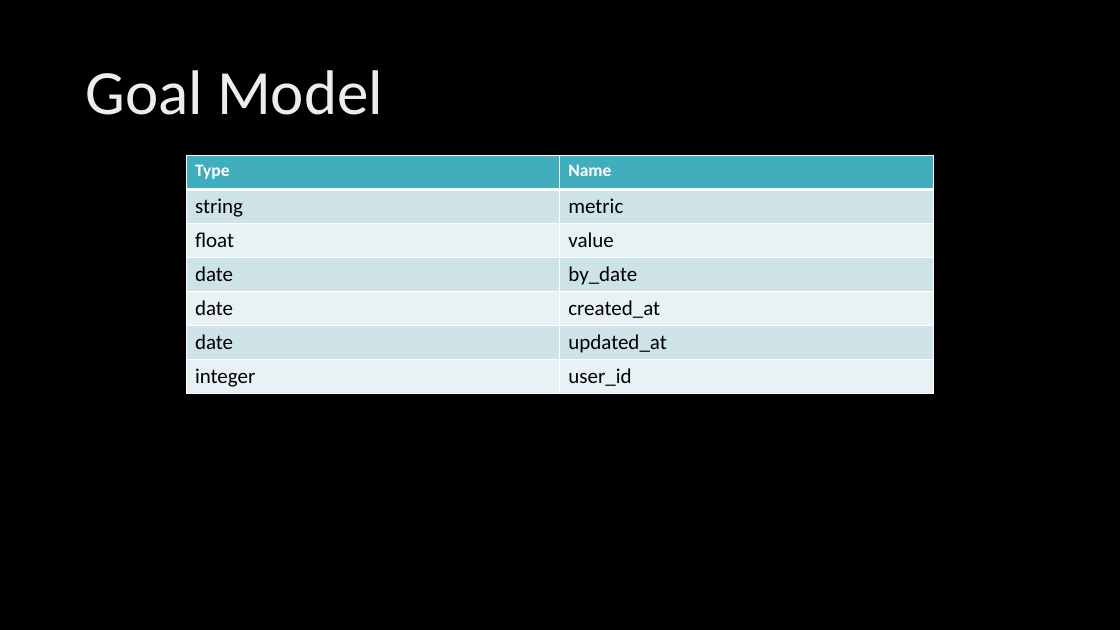
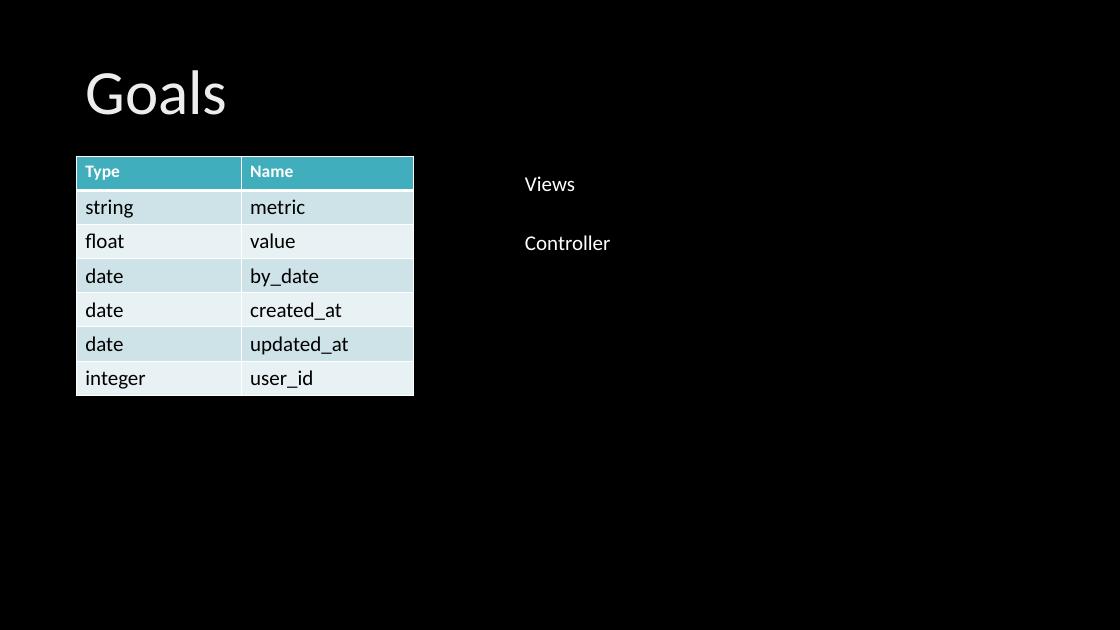
Before and after one commit to kylambouldin/CSE3901-FinalProject, a slide deck: slide 11 of Presentation.pptx (slide 10 before the commit). Drawn at 1120x630 pixels with LibreOffice and Linux fonts; fonts in the diff are those of the drawing; background and template pictures are left out. Boxes give left, top, right and bottom in pixels: in the first picture for what was removed or moved away, otherwise in the second. Text is boxed around its words. In the diff, an @@ line names an element or a change of style, - is before the commit and + after.

```diff
--- a/Presentation.pptx
+++ b/Presentation.pptx
@@ title at (85, 70, 227, 115): text changed @@
-Goal Model
+Goals
@@ table: place and size @@
-table at (187, 155, 933, 394)
+table at (77, 156, 414, 395)
@@ text added at (525, 176, 575, 191), 18 pt, text #FFFFFF @@
+Views
@@ text added at (525, 235, 611, 250), 18 pt, text #FFFFFF @@
+Controller
```
Also in this commit, not shown: 2 other slides changed, 1 slide added.
